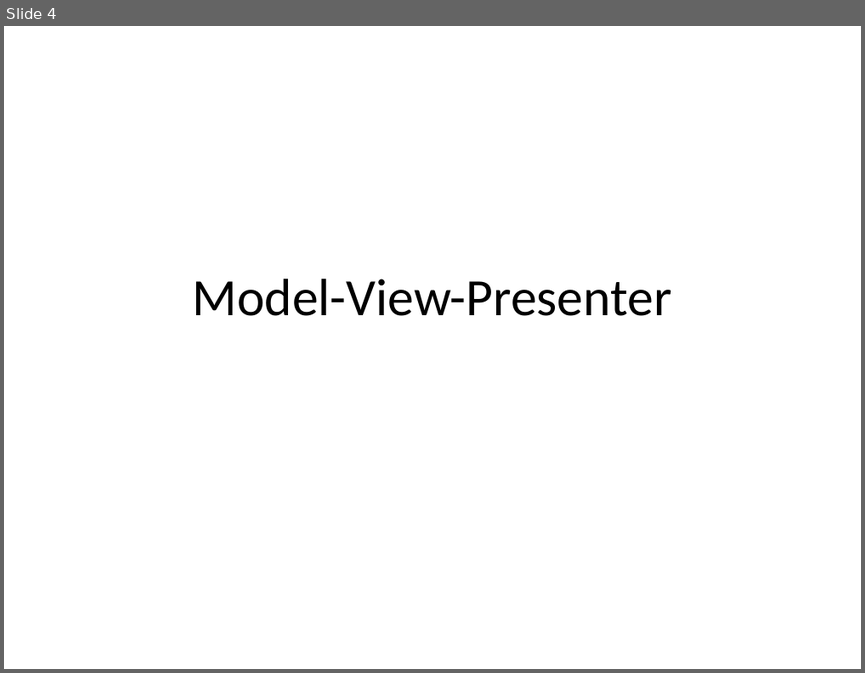
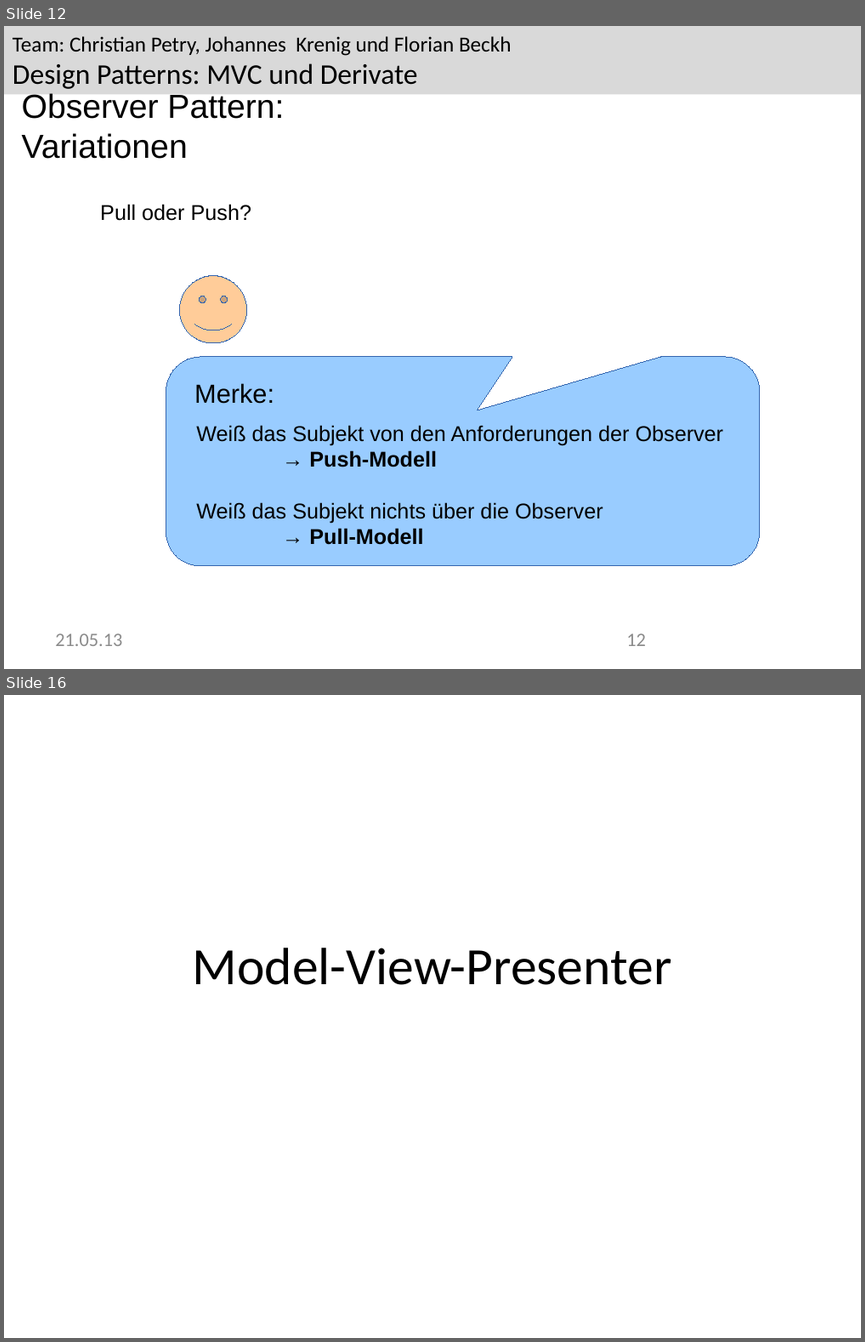
Before and after one commit to Greever/Design-Pattern-MVC, a slide deck: Dokumentation/Praesentation/Praesentation.pptx. Shown one above the other, each under a label of ours: slide 4 before the commit, slides 12 and 16 after it; the slides between them are not shown. The pictures are 865x673 and 865x1342 pixels, drawn with LibreOffice and Linux fonts; fonts in the diff are those of the drawing; background and template pictures are left out. Boxes give left, top, right and bottom in pixels: in the first picture for what was removed or moved away, otherwise in the second. Text is boxed around its words. In the diff, an @@ line names an element or a change of style, - is before the commit and + after.

Commit message:
added Observer to the presentation

```diff
--- a/Dokumentation/Praesentation/Praesentation.pptx
+++ b/Dokumentation/Praesentation/Praesentation.pptx
@@ slide 12 added at [4, 26, 861, 669], background #FFFFFF @@
@@ rectangle added at [4, 26, 861, 95], fill #D9D9D9, 18 pt, text #000000 @@
+Team: Christian Petry, Johannes Krenig und Florian Beckh
+Design Patterns: MVC und Derivate
@@ text added at [22, 93, 284, 159], 28 pt, text #000000 @@
+Observer Pattern: Variationen
@@ text added at [100, 204, 251, 221], 18 pt, text #000000 @@
+Pull oder Push?
@@ smiley face added at [180, 275, 247, 343], fill #FFCC99, outline #3465AF 0.75 pt @@
@@ rounded speech box added at [166, 357, 760, 566], fill #99CCFF, outline #3465AF 0.75 pt @@
@@ text added at [194, 383, 274, 403], 22 pt, text #000000 @@
+Merke:
@@ text added at [196, 425, 724, 544], 18 pt, text #000000 @@
+Weiß das Subjekt von den Anforderungen der Observer
+→ Push-Modell
+Weiß das Subjekt nichts über die Observer
+→ Pull-Modell
@@ text added at [55, 633, 122, 646], 16 pt, text #8B8B8B @@
+21.05.13
@@ page number added at [626, 633, 646, 646], 16 pt, text #8B8B8B @@
+12
@@ what was slide 4 is now slide 16 @@
```
Also in this commit, not shown: 21 slides changed, 14 other slides added, 3 slides removed, 1 other file.
